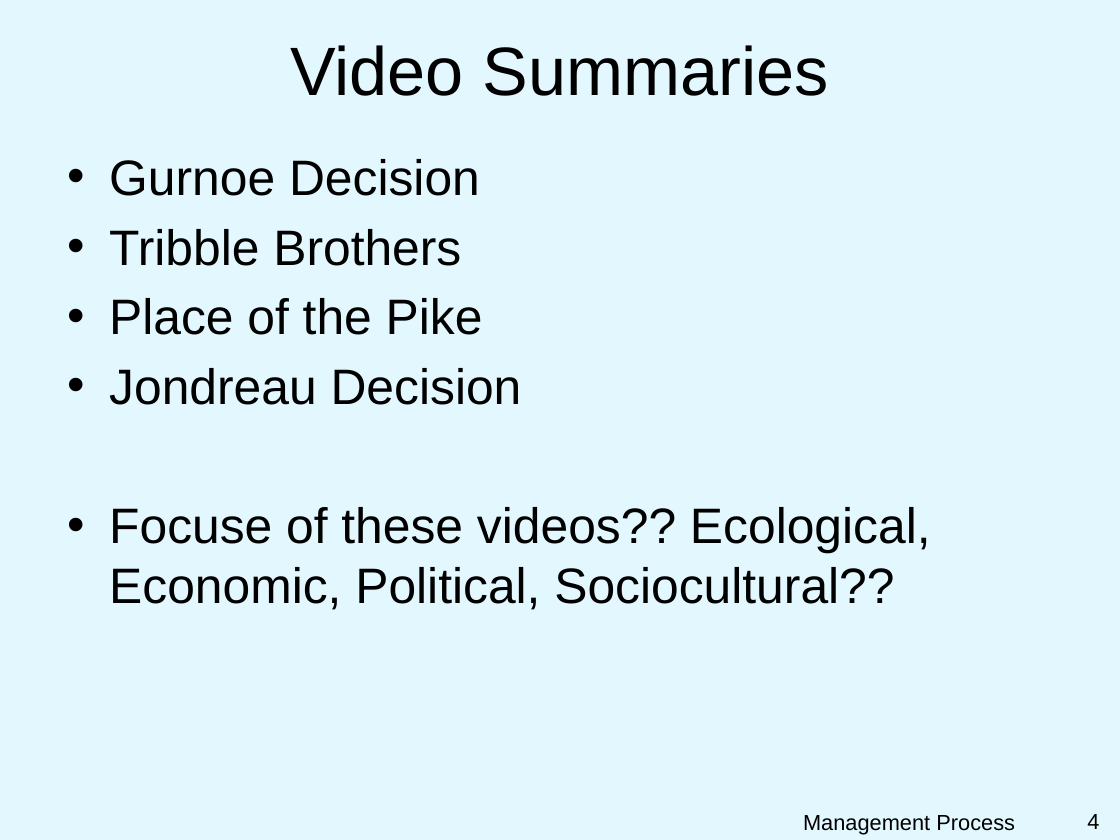
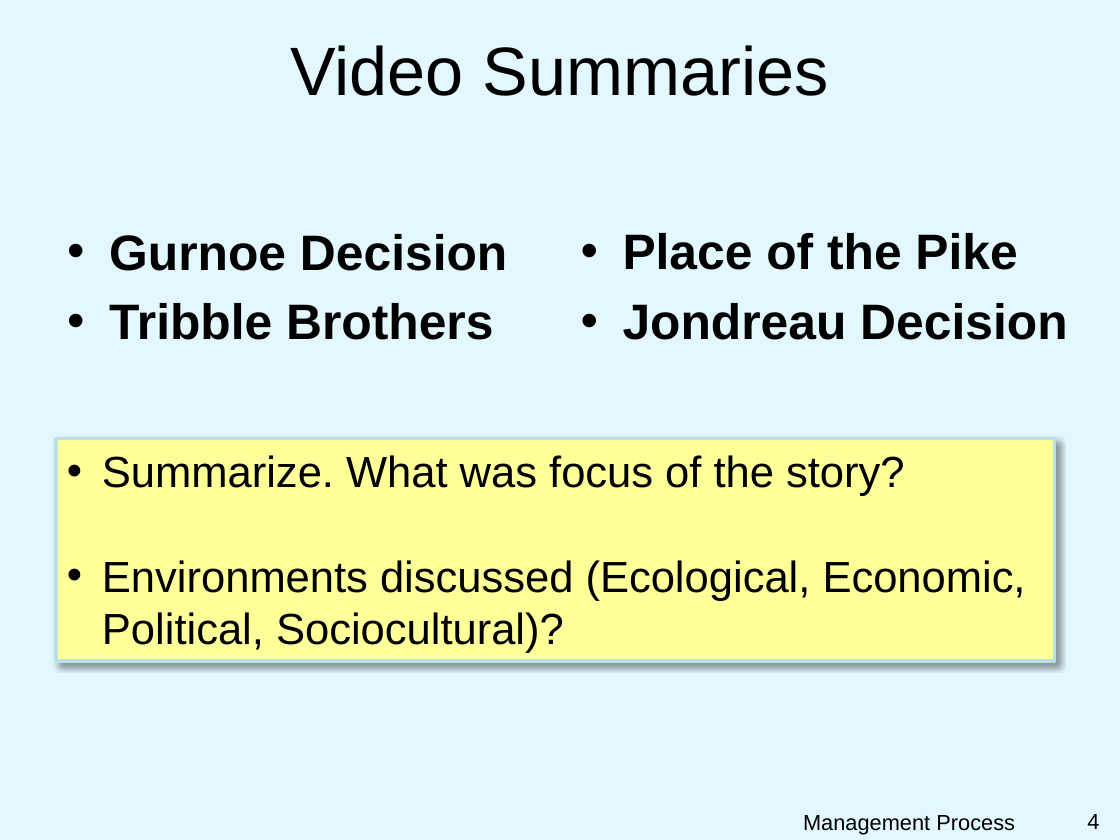
Before and after one commit to droglenc/NCNRS349, a slide deck: slide 4 of modules/PPT/ManagementProcess.pptx. Drawn at 1120x840 pixels with LibreOffice and Linux fonts; fonts in the diff are those of the drawing; background and template pictures are left out. Boxes give left, top, right and bottom in pixels: in the first picture for what was removed or moved away, otherwise in the second. Text is boxed around its words. In the diff, an @@ line names an element or a change of style, - is before the commit and + after.

```diff
--- a/modules/PPT/ManagementProcess.pptx
+++ b/modules/PPT/ManagementProcess.pptx
@@ text "Gurnoe Decision": place and size @@
-text "Gurnoe Decision" at [109,159,931,610]
+text "Gurnoe Decision" at [109,234,507,340]
@@ text "Gurnoe Decision" at [109,234,507,340]: bold on @@
@@ text added at [623,233,1067,340], 32 pt, text #000000, bold @@
+• Place of the Pike
+• Jondreau Decision
@@ text at [109,298,931,610]: paragraphs removed @@
-• Place of the Pike
-• Jondreau Decision
-• Focuse of these videos?? Ecological, Economic, Political, Sociocultural??
@@ rectangle added at [56,439,1055,662], fill #FFFF99, outline #BBE0E3 2 pt, 28 pt, text #000000 @@
+• Summarize. What was focus of the story?
+• Environments discussed (Ecological, Economic, Political, Sociocultural)?
```
Also in this commit, not shown: 4 other slides changed, 1 other file.
